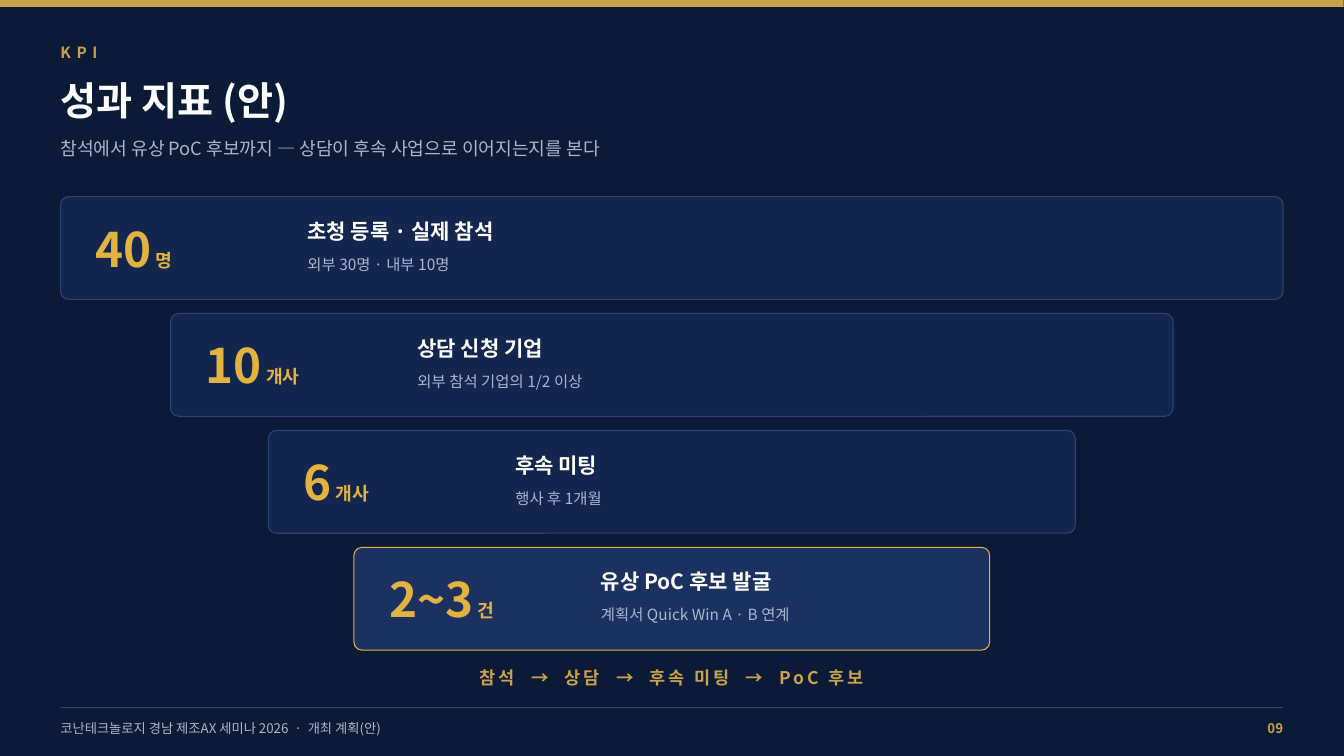
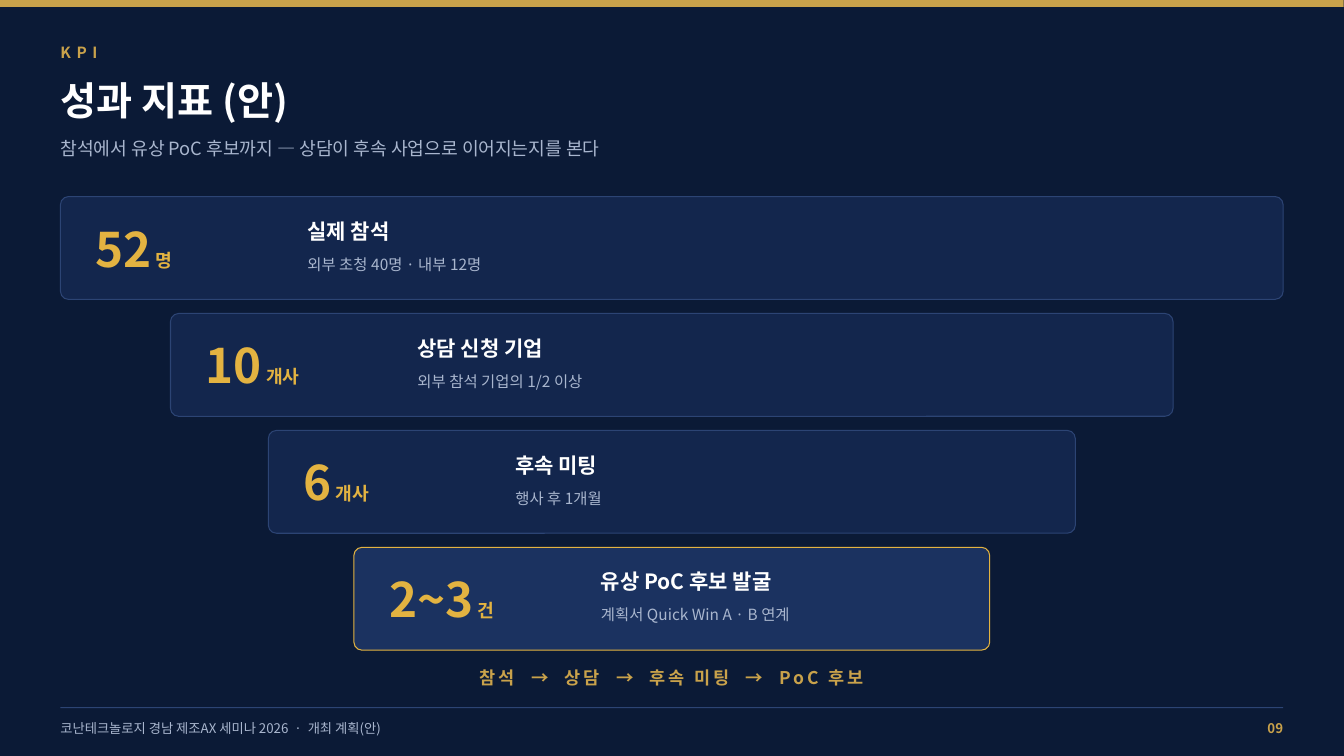
Before and after one commit to Jacob-Yeom/claude, a slide deck: slide 9 of output/changwon_ax_seminar_plan_deck.pptx. Drawn at 1344x756 pixels with LibreOffice and Linux fonts; fonts in the diff are those of the drawing. Boxes give left, top, right and bottom in pixels: in the first picture for what was removed or moved away, otherwise in the second. Text is boxed around its words. In the diff, an @@ line names an element or a change of style, - is before the commit and + after.

```diff
--- a/output/changwon_ax_seminar_plan_deck.pptx
+++ b/output/changwon_ax_seminar_plan_deck.pptx
@@ text at box(96, 231, 173, 269): text changed @@
-40 명
+52 명
@@ text at box(307, 221, 390, 241): text changed @@
-초청 등록 · 실제 참석
+실제 참석
@@ text at box(307, 257, 481, 271): text changed @@
-외부 30명 · 내부 10명
+외부 초청 40명 · 내부 12명
```
Also in this commit, not shown: 9 other slides changed, 4 other files.
